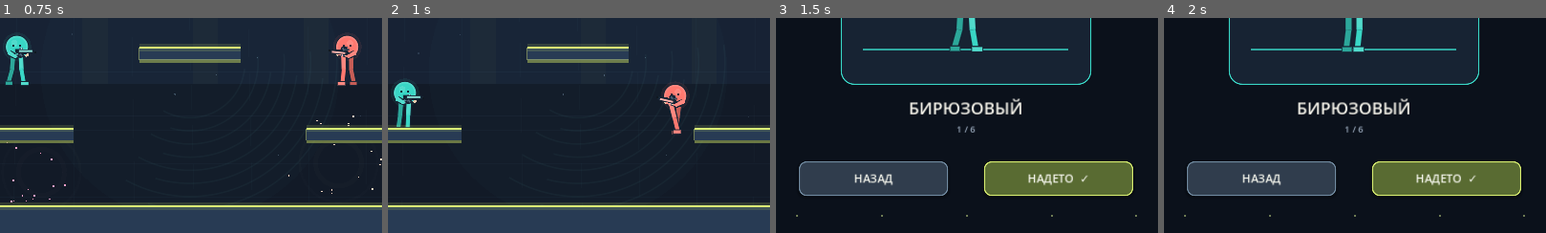
Above: before the commit, frames 1-4 (left to right).
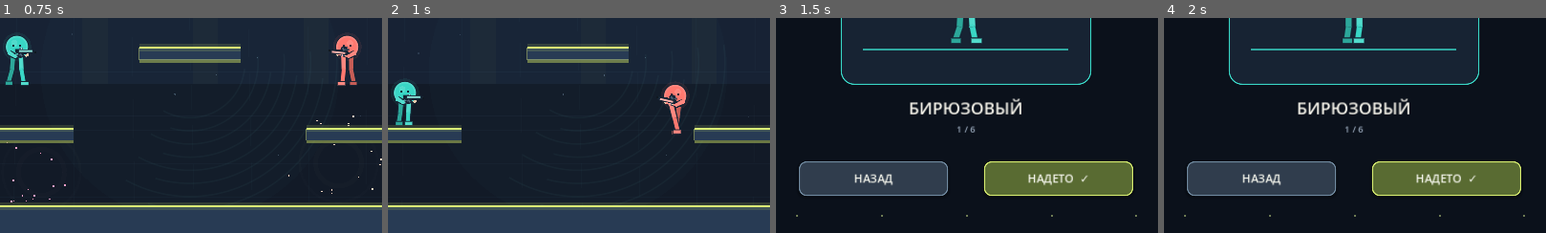
Above: after the commit, the same moments.

Repository: loslam-del/Kiwi-rounds
Game: Godot game, scene res://scenes/main.tscn
Same seed, same stepped clock (60 frames per second), same inputs: the game is played once before the commit and once after it.
Inputs:
- Up to frame 1 (0.75 s): click "▶ ИГРАТЬ" at 0.5 s
- Up to frame 2 (1 s): no input
- Up to frame 3 (1.5 s): click "СКИН: Бирюзовый" at 1.25 s
- Up to frame 4 (2 s): no input
The pictures show only the part of the screen within x 25-75%, y 50-100%; the shares and areas given below are measured in that part.

Frame 1 is identical in both runs. In frame 2, 0.1% of the frame differs, in the area x 2-7%, y 44-52%; in frame 3, 0.3%; in frame 4, 0.3%, in the area x 46-53%, y 3-16%.

Commit message:
Keep menu fighter feet above platform surface

Diff:
--- a/scripts/player.gd
+++ b/scripts/player.gd
@@ -467,13 +467,18 @@
     # Far-side limbs are drawn first so they emerge naturally from behind the torso.
     var hip_back := Vector2(-6.5, 8.0)
     var hip_front := Vector2(6.5, 8.0)
-    var leg_len := 23.0
+    # Shorten the visible leg reach while grounded so shoes sit on top of
+    # the capsule's floor contact instead of dipping through thin platforms.
+    var leg_len := 19.5 if is_on_floor() else 23.0
     var knee_back := hip_back + Vector2(sin(leg_back_angle) * leg_len, cos(leg_back_angle) * leg_len)
     var knee_front := hip_front + Vector2(sin(leg_front_angle) * leg_len, cos(leg_front_angle) * leg_len)
     var foot_back_angle := leg_back_angle + knee_back_angle
     var foot_front_angle := leg_front_angle + knee_front_angle
     var foot_back := knee_back + Vector2(sin(foot_back_angle) * leg_len, cos(foot_back_angle) * leg_len)
     var foot_front := knee_front + Vector2(sin(foot_front_angle) * leg_len, cos(foot_front_angle) * leg_len)
+    if is_on_floor():
+        foot_back.y = minf(foot_back.y, 43.5)
+        foot_front.y = minf(foot_front.y, 43.5)
     draw_line(hip_back, knee_back, outline, 10.0, true)
     draw_line(hip_back, knee_back, dark, 6.0, true)
     draw_line(knee_back, foot_back, outline, 9.0, true)
